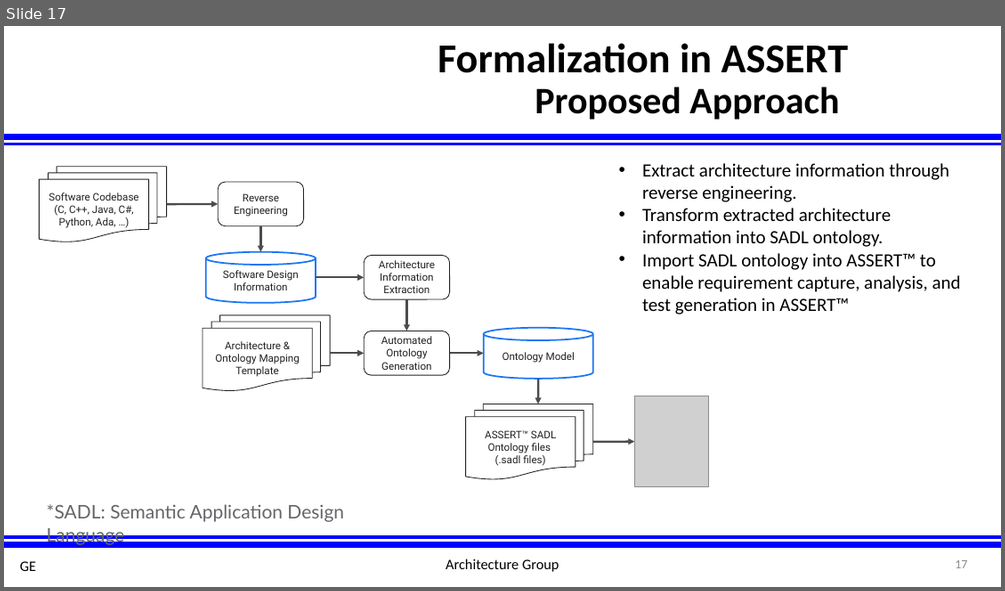
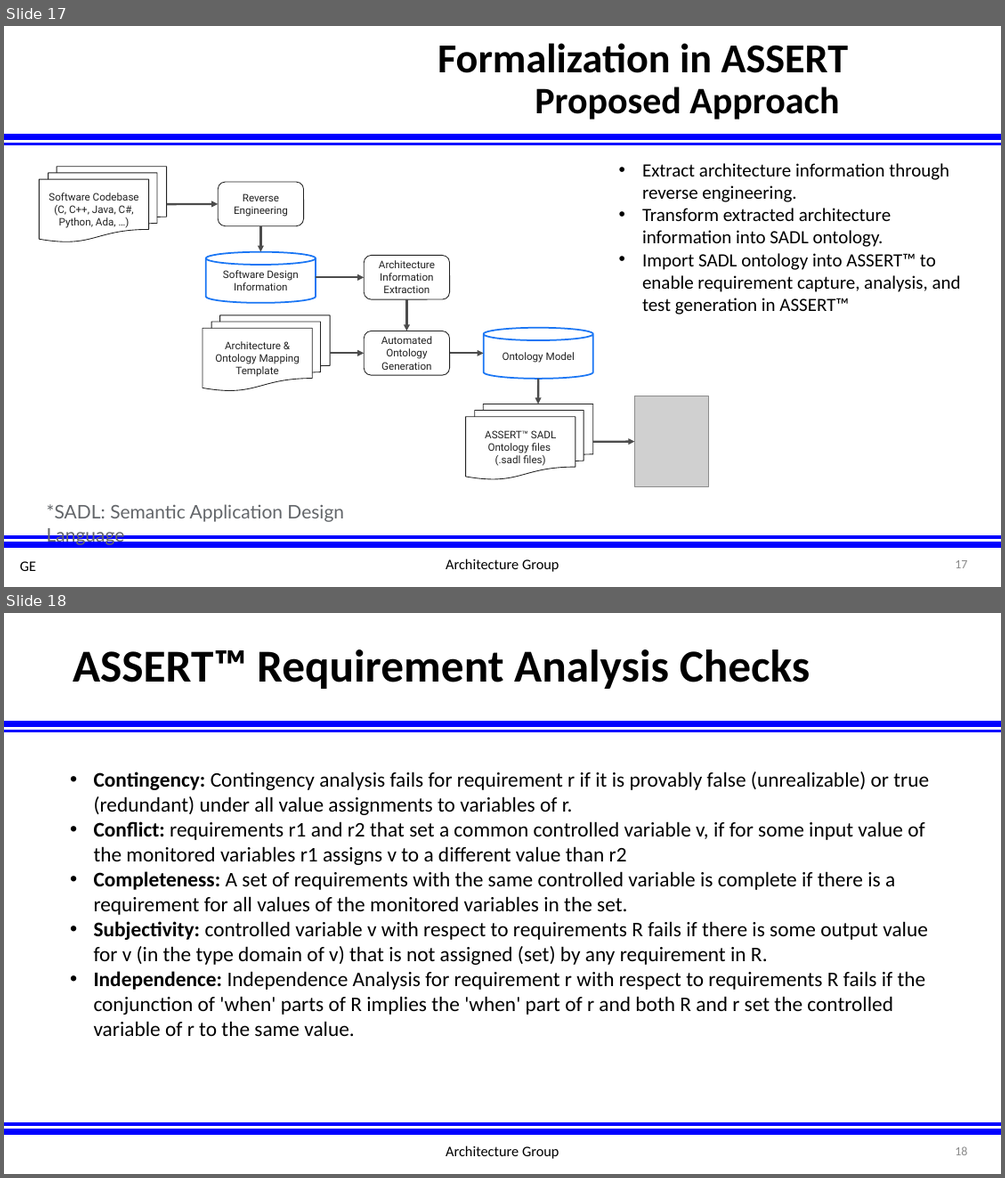
Before and after one commit to afrl-rq/OpenUxAS-SoI, a slide deck: presentations/S5_SoI_Architecture_Group.pptx. Shown one above the other, each under a label of ours: slide 17 before the commit, slides 17 and 18 after it. The pictures are 1005x591 and 1005x1178 pixels, drawn with LibreOffice and Linux fonts; fonts in the diff are those of the drawing; grey boxes stand for pictures; background and template pictures are left out. Boxes give left, top, right and bottom in pixels: in the first picture for what was removed or moved away, otherwise in the second. Text is boxed around its words. In the diff, an @@ line names an element or a change of style, - is before the commit and + after.

```diff
--- a/presentations/S5_SoI_Architecture_Group.pptx
+++ b/presentations/S5_SoI_Architecture_Group.pptx
@@ slide 18 added at [4, 613, 1001, 1174], background #FFFFFF; not listed: 5 template elements that a slide beside it also shows @@
@@ title added at [73, 649, 810, 689], 44 pt, text #000000, bold @@
+ASSERT™ Requirement Analysis Checks
@@ text added at [94, 771, 929, 1036], 20 pt, text #000000 @@
+• Contingency: Contingency analysis fails for requirement r if it is provably false (unrealizable) or true (redundant) under all value assignments to variables of r.
+• Conflict: requirements r1 and r2 that set a common controlled variable v, if for some input value of the monitored variables r1 assigns v to a different value than r2
+• Completeness: A set of requirements with the same controlled variable is complete if there is a requirement for all values of the monitored variables in the set.
+• Subjectivity: controlled variable v with respect to requirements R fails if there is some output value for v (in the type domain of v) that is not assigned (set) by any requirement in R.
+• Independence: Independence Analysis for requirement r with respect to requirements R fails if the conjunction of 'when' parts of R implies the 'when' part of r and both R and r set the controlled variable of r to the same value.
@@ text added at [445, 1145, 559, 1159], 14 pt, text #000000 @@
+Architecture Group
```
Also in this commit, not shown: 6 slides changed, 1 slide removed.
